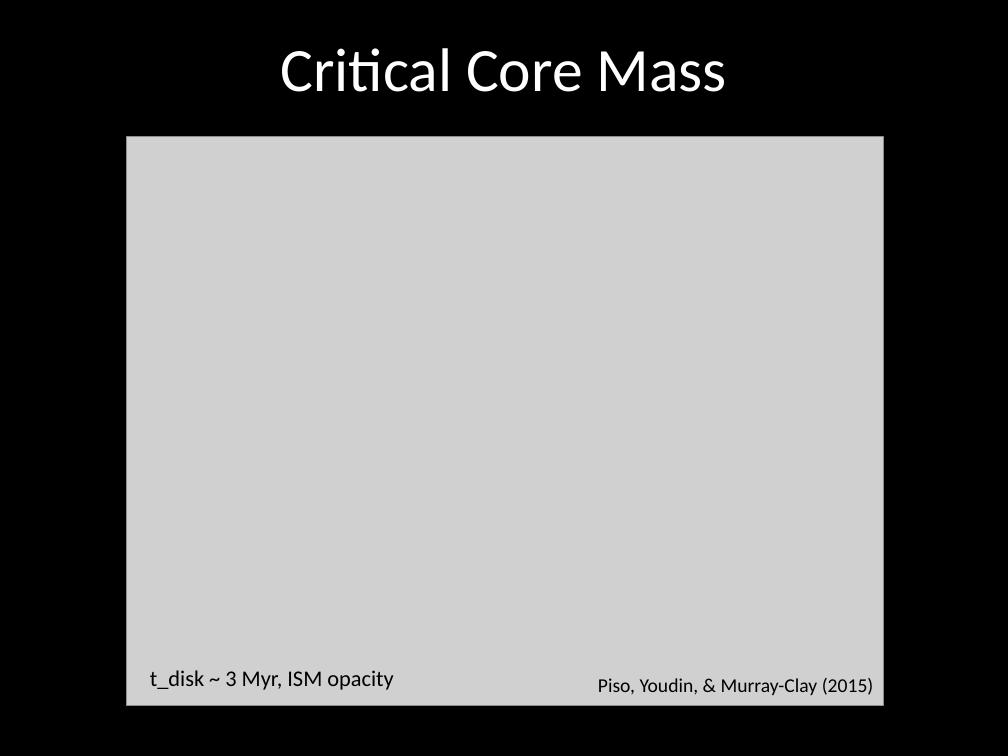
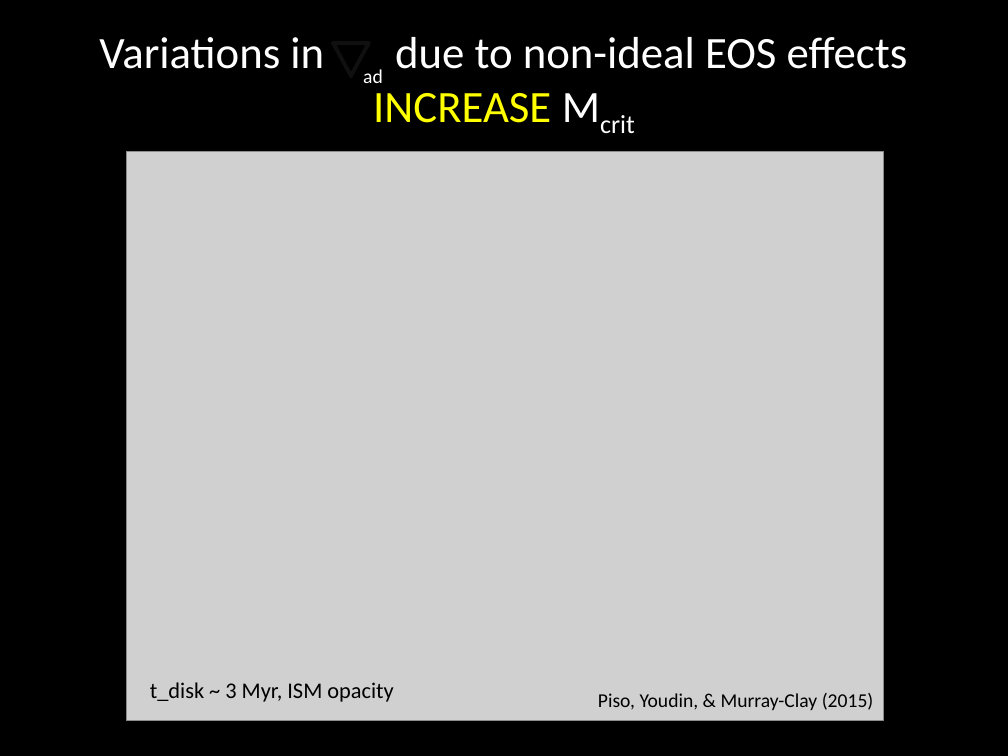
Before and after one commit to apiso/Thesis, a slide deck: slide 19 of slides/SPF1_talk_v2.pptx. Drawn at 1008x756 pixels with LibreOffice and Linux fonts; fonts in the diff are those of the drawing; grey boxes stand for pictures. Boxes give left, top, right and bottom in pixels: in the first picture for what was removed or moved away, otherwise in the second. Text is boxed around its words. In the diff, an @@ line names an element or a change of style, - is before the commit and + after.

Commit message:
update

```diff
--- a/slides/SPF1_talk_v2.pptx
+++ b/slides/SPF1_talk_v2.pptx
@@ title added at (99,37,908,123), 32 pt, text #FFFFFF @@
+Variations in due to non-ideal EOS effects INCREASE Mcrit
@@ title removed at (280,48,727,92) @@
-Critical Core Mass
@@ triangle added at (334,43,368,76), outline #FFFFFF 3 pt @@
@@ text added at (363,69,383,83), 14 pt, text #FFFFFF @@
+ad
@@ picture: place and size @@
-picture at (127,137,884,706)
+picture at (127,152,884,721)
@@ text "t_disk ~ 3 Myr, ISM ...": place and size @@
-text "t_disk ~ 3 Myr, ISM ..." at (150,670,393,690)
+text "t_disk ~ 3 Myr, ISM ..." at (150,682,393,702)
@@ text "Piso, Youdin, & Murray-Clay (2015)": place and size @@
-text "Piso, Youdin, & Murray-Clay (2015)" at (598,678,874,695)
+text "Piso, Youdin, & Murray-Clay (2015)" at (598,693,874,710)
```
